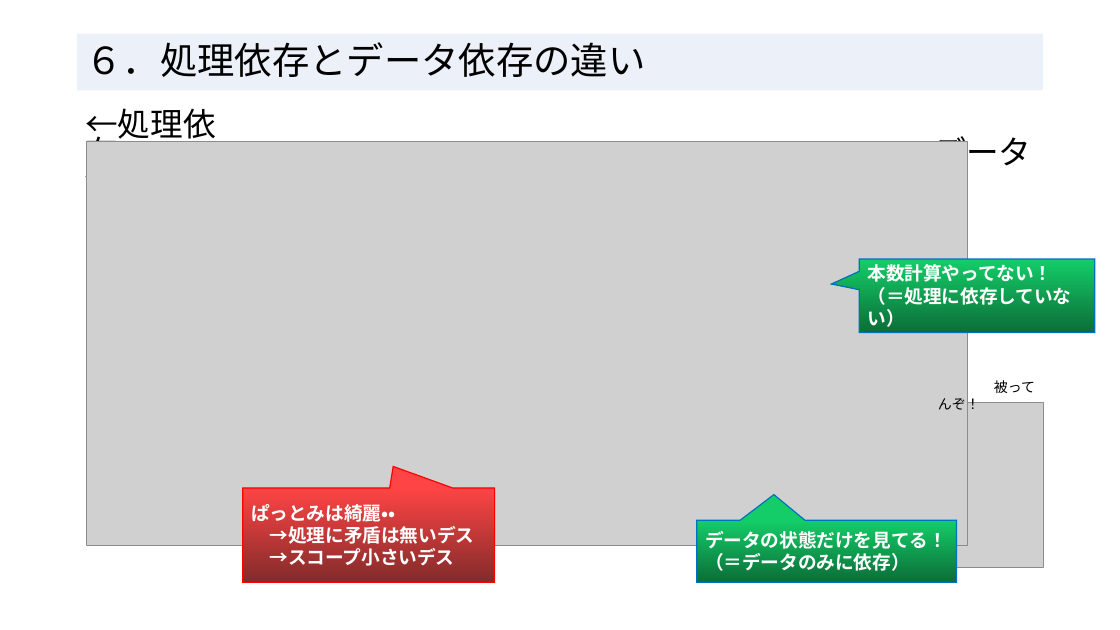
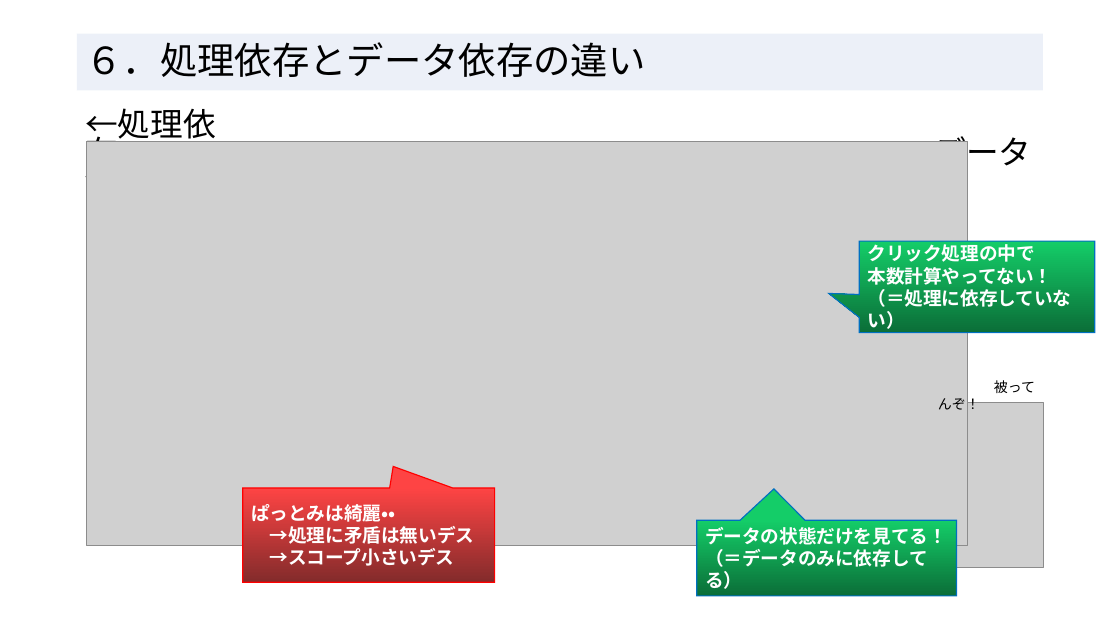
Before and after one commit to RyotoKuroki/QualityDependsOnDataApplication, a slide deck: slide 8 of 処理依存よりデータ依存_エンジニアの輪20250215.pptx. Drawn at 1120x630 pixels with LibreOffice and Linux fonts; fonts in the diff are those of the drawing; grey boxes stand for pictures. Boxes give left, top, right and bottom in pixels: in the first picture for what was removed or moved away, otherwise in the second. Text is boxed around its words. In the diff, an @@ line names an element or a change of style, - is before the commit and + after.

```diff
--- a/処理依存よりデータ依存_エンジニアの輪20250215.pptx
+++ b/処理依存よりデータ依存_エンジニアの輪20250215.pptx
@@ speech box "クリック処理の中で": place and size @@
-speech box "クリック処理の中で" at [860,259,1095,333]
+speech box "クリック処理の中で" at [860,241,1095,333]
@@ speech box "クリック処理の中で" at [860,241,1095,333]: proportions changed @@
@@ text in speech box at [868,241,1035,262]: paragraph added @@
+クリック処理の中で
@@ speech box "データの状態だけを見てる！": place and size @@
-speech box "データの状態だけを見てる！" at [697,520,957,582]
+speech box "データの状態だけを見てる！" at [697,520,957,596]
@@ text in speech box at [705,549,928,589]: text changed @@
-（＝データのみに依存）
+（＝データのみに依存してる）
```
